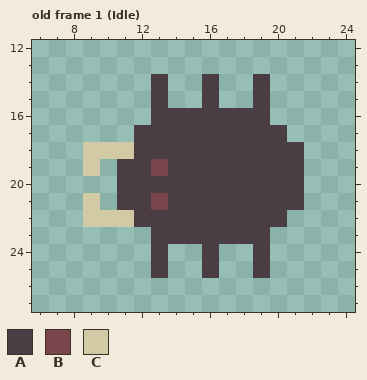
File history of a pixel-art file, assets/small_bug.aseprite. The picture above was drawn from the file before the commit.
32x32 pixels, 10 frames. Shown: old frame 1 (Idle): x 6..24, y 12..27. The commit also changed other frames, which this record leaves out.
Palette (. is transparent): A #4b3d44  B #79444a  C #d2c9a5
Pixels before, old frame 1 (Idle), first column x 9:
14 ....A..A..A..
15 ....A..A..A..
16 ....AAAAAAA..
17 ...AAAAAAAAA.
18 CCCAAAAAAAAAA
19 C.AABAAAAAAAA
20 ..AAAAAAAAAAA
21 C.AABAAAAAAAA
22 CCCAAAAAAAAA.
23 ....AAAAAAA..
24 ....A..A..A..
25 ....A..A..A..
Now the later version:
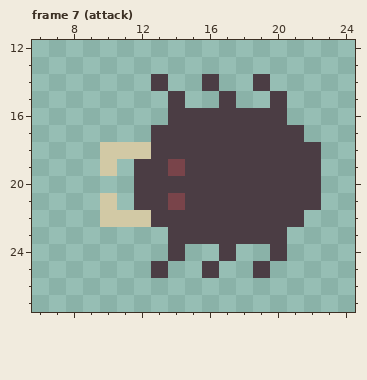
A new or re-ordered frame is compared with the old frame closest to it.
Difference:
frames 10 -> 12
Changed rows in their new state; - is an unchanged pixel.
Frame 7 (attack) is new; against old frame 1 (Idle):
first column x 9:
15 ----.A-.A-.A--
16 ----.------A--
17 ---.--------A-
18 .--C---------A
19 .C.-AB-------A
20 --.----------A
21 .C.-AB-------A
22 .--C--------A-
23 ----.------A--
24 ----.A-.A-.A--
Pixel boxes of the changes (left, top, right, bottom) in both pictures:
changed: (83, 91, 321, 261)
